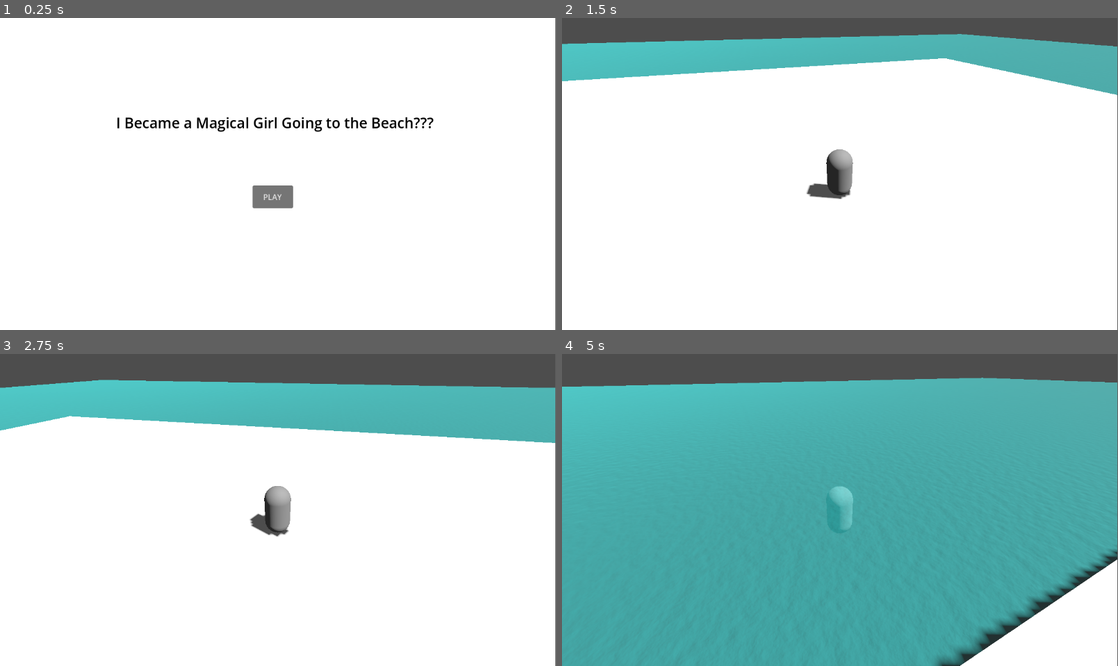
Above: before the commit, frames 1-4 (two rows, left to right).
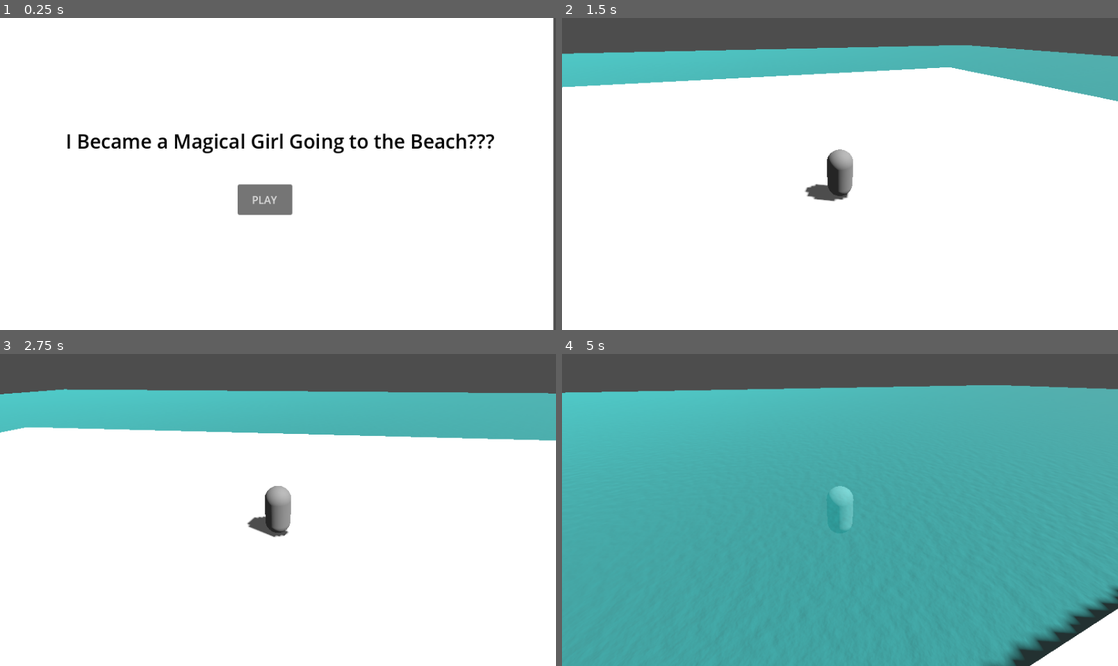
Above: after the commit, the same moments.

Repository: feb14withy/Magical-Beach-Girl-ARPG
Game: Godot game, scene res://Scenes/main_interface.tscn
Same seed, same stepped clock (60 frames per second), same inputs: the game is played once before the commit and once after it. Before the commit the project starts from res://Scenes/main_menu.tscn.
Inputs (mouse positions are in pixels of both pictures, inside the frame that each line leads up to):
- Up to frame 1 (0.25 s): no input
- Up to frame 2 (1.5 s): click "PLAY" at 0.5 s; tap Enter at 1.25 s; move the mouse to (867, 174) at 1.27 s; hold W (move_forward) from 1.28 s (still down)
- Up to frame 3 (2.75 s): keep holding W (move_forward); tap Space (jump) at 1.52, 2.27 s; move the mouse to (250, 510) at 2.02 s
- Up to frame 4 (5 s): keep holding W (move_forward); move the mouse to (851, 503) at 2.77 s; move the mouse to (834, 516) at 3.52 s; tap Space (jump) at 3.77, 4.52 s; move the mouse to (878, 513) at 4.27 s
In our replay, the window is 799x449 before the commit and 800x449 after it. These sizes can differ from the game's own. Grey fills any space a smaller window leaves; there, only what the larger window draws over its background counts as a difference.

The runs differ from the first frame. In frame 1, 3.5% of the frame differs, in the area x 12-100%, y 0-100%; in frame 2, 6.1%; in frame 3, 4.5%; in frame 4, 7.2%, in the area x 0-100%, y 0-100%.

Commit message:
fixed subviewport functionality and exported v1.1

Diff:
--- a/Scenes/Button.gd
+++ /dev/null
@@ -1,4 +0,0 @@
-extends Button
-
-func _on_pressed():
-	get_tree().change_scene_to_file("res://Scenes/main_interface.tscn")
--- /dev/null
+++ b/Scenes/SubViewport.gd
@@ -0,0 +1,11 @@
+extends SubViewport
+
+@onready var main_level = preload("res://Scenes/main_level.tscn")
+
+func _ready():
+	pass
+
+func _on_main_menu_start():
+	var main_level_instance = main_level.instantiate()
+	add_child(main_level_instance)
+	get_node("Main Menu").queue_free()
--- a/Scenes/main_interface.tscn
+++ b/Scenes/main_interface.tscn
@@ -1,6 +1,7 @@
-[gd_scene load_steps=2 format=3 uid="uid://cip2i57mji547"]
+[gd_scene load_steps=3 format=3 uid="uid://cip2i57mji547"]
 
-[ext_resource type="PackedScene" uid="uid://pbamiiulacro" path="res://Scenes/main_level.tscn" id="1_2dm5d"]
+[ext_resource type="Script" path="res://Scenes/SubViewport.gd" id="1_1odii"]
+[ext_resource type="PackedScene" uid="uid://dui5esmjrseo5" path="res://Scenes/main_menu.tscn" id="1_tsfiq"]
 
 [node name="Interface" type="Control"]
 layout_mode = 3
@@ -11,14 +12,20 @@
 grow_vertical = 2
 
 [node name="Container" type="SubViewportContainer" parent="."]
-layout_mode = 0
-offset_right = 1152.0
-offset_bottom = 651.0
+layout_mode = 1
+anchors_preset = 15
+anchor_right = 1.0
+anchor_bottom = 1.0
+grow_horizontal = 2
+grow_vertical = 2
 stretch = true
 
 [node name="SubViewport" type="SubViewport" parent="Container"]
 handle_input_locally = false
-size = Vector2i(1152, 651)
+size = Vector2i(854, 480)
 render_target_update_mode = 4
+script = ExtResource("1_1odii")
 
-[node name="Main Level" parent="Container/SubViewport" instance=ExtResource("1_2dm5d")]
+[node name="Main Menu" parent="Container/SubViewport" instance=ExtResource("1_tsfiq")]
+
+[connection signal="start" from="Container/SubViewport/Main Menu" to="Container/SubViewport" method="_on_main_menu_start"]
--- /dev/null
+++ b/Scenes/main_menu.gd
@@ -0,0 +1,6 @@
+extends Control
+
+signal start
+
+func _on_button_pressed():
+	start.emit()
--- a/Scenes/main_menu.tscn
+++ b/Scenes/main_menu.tscn
@@ -1,6 +1,6 @@
 [gd_scene load_steps=2 format=3 uid="uid://dui5esmjrseo5"]
 
-[ext_resource type="Script" path="res://Scenes/Button.gd" id="1_cvnca"]
+[ext_resource type="Script" path="res://Scenes/main_menu.gd" id="1_x7mc5"]
 
 [node name="Main Menu" type="Control"]
 layout_mode = 3
@@ -10,29 +10,32 @@
 offset_right = -4.0
 grow_horizontal = 2
 grow_vertical = 2
+script = ExtResource("1_x7mc5")
 
 [node name="ColorRect" type="ColorRect" parent="."]
-layout_mode = 0
-offset_right = 1178.0
-offset_bottom = 665.0
+layout_mode = 1
+anchors_preset = 15
+anchor_right = 1.0
+anchor_bottom = 1.0
+grow_horizontal = 2
+grow_vertical = 2
 
 [node name="RichTextLabel" type="RichTextLabel" parent="."]
 layout_mode = 0
-offset_left = 241.0
-offset_top = 196.0
-offset_right = 949.0
-offset_bottom = 245.0
+offset_left = 101.0
+offset_top = 168.0
+offset_right = 766.0
+offset_bottom = 217.0
 theme_override_colors/default_color = Color(0, 0, 0, 1)
 theme_override_font_sizes/normal_font_size = 30
 text = "I Became a Magical Girl Going to the Beach???"
 
 [node name="Button" type="Button" parent="."]
 layout_mode = 0
-offset_left = 524.0
-offset_top = 348.0
-offset_right = 608.0
-offset_bottom = 395.0
+offset_left = 365.0
+offset_top = 256.0
+offset_right = 449.0
+offset_bottom = 303.0
 text = "PLAY"
-script = ExtResource("1_cvnca")
 
-[connection signal="pressed" from="Button" to="Button" method="_on_pressed"]
+[connection signal="pressed" from="Button" to="." method="_on_button_pressed"]
--- a/project.godot
+++ b/project.godot
@@ -11,9 +11,15 @@
 [application]
 
 config/name="Magical beach Girl ARPG"
-run/main_scene="res://Scenes/main_menu.tscn"
+run/main_scene="res://Scenes/main_interface.tscn"
 config/features=PackedStringArray("4.2", "GL Compatibility")
 config/icon="res://icon.svg"
+
+[display]
+
+window/size/viewport_width=854
+window/size/viewport_height=480
+window/size/resizable=false
 
 [filesystem]
 
Not shown, added: Exports/magical girl v1/index.apple-touch-icon.png.import
Not shown, added: Exports/magical girl v1/index.icon.png.import
Not shown, added: Exports/magical girl v1/index.png.import
Not shown, changed: export_presets.cfg
Not shown, added: Exports/magical girl v1.1/index.apple-touch-icon.png
Not shown, added: Exports/magical girl v1.1/index.audio.worklet.js
Not shown, added: Exports/magical girl v1.1/index.html
Not shown, added: Exports/magical girl v1.1/index.icon.png
Not shown, added: Exports/magical girl v1.1/index.js
Not shown, added: Exports/magical girl v1.1/index.pck
Not shown, added: Exports/magical girl v1.1/index.png
Not shown, added: Exports/magical girl v1.1/index.wasm
(and 12 more such lines)
